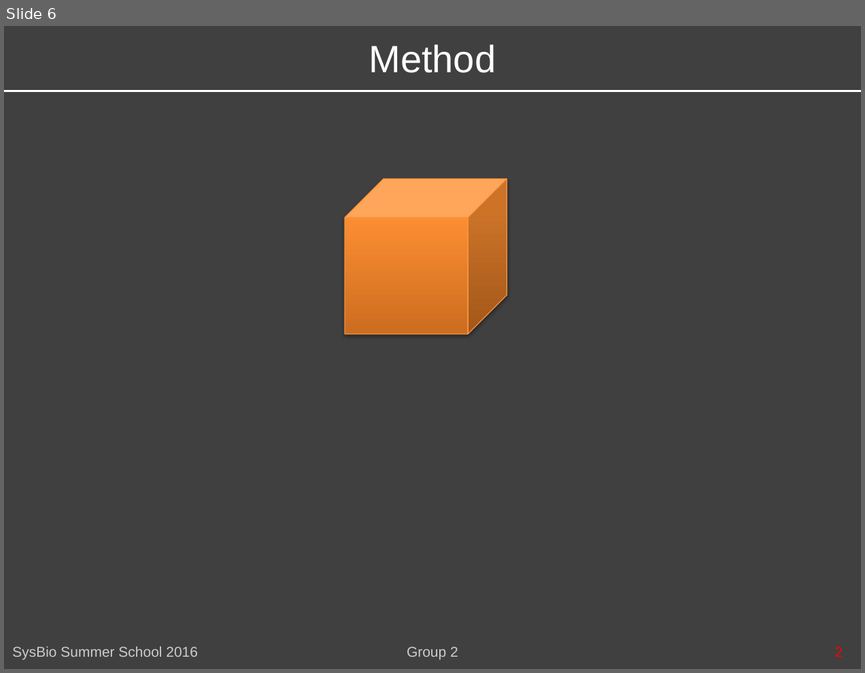
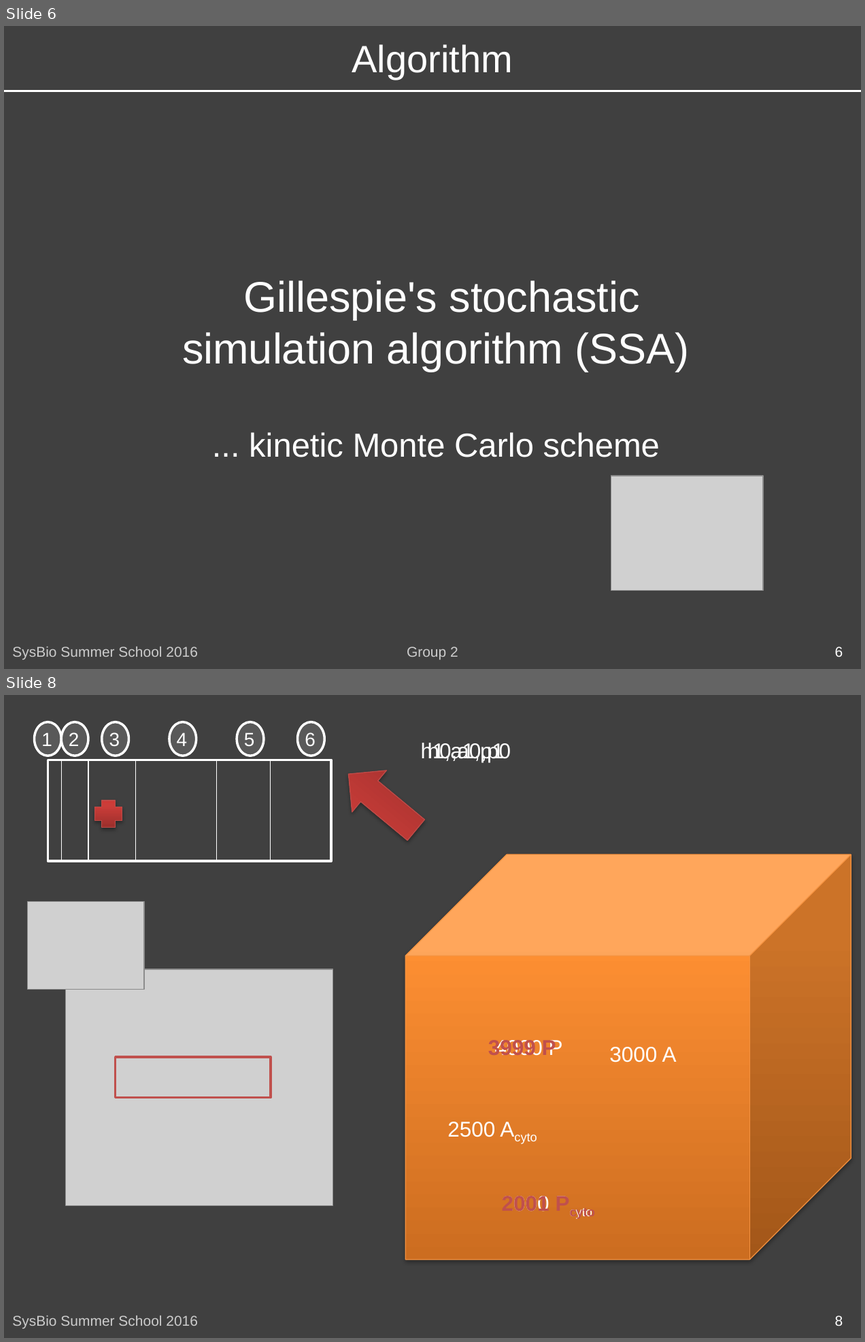
Before and after one commit to FannyGeorgi/SyBioSummerschoolGroup2, a slide deck: SysBioSummerSchoolGroup2.pptx. Shown one above the other, each under a label of ours: slide 6 before the commit, slides 6 and 8 after it; the slides between them are not shown. The pictures are 865x673 and 865x1342 pixels, drawn with LibreOffice and Linux fonts; fonts in the diff are those of the drawing; grey boxes stand for pictures. Boxes give left, top, right and bottom in pixels: in the first picture for what was removed or moved away, otherwise in the second. Text is boxed around its words. In the diff, an @@ line names an element or a change of style, - is before the commit and + after.

```diff
--- a/SysBioSummerSchoolGroup2.pptx
+++ b/SysBioSummerSchoolGroup2.pptx
@@ slide 8 added at [4,695,861,1338], background #404040 @@
@@ ellipse added at [34,722,60,755], fill #595959, outline #FFFFFF 2 pt, 16 pt, text #FFFFFF @@
+1
@@ ellipse added at [61,722,88,755], fill #595959, outline #FFFFFF 2 pt, 16 pt, text #FFFFFF @@
+2
@@ ellipse added at [102,722,128,755], fill #595959, outline #FFFFFF 2 pt, 16 pt, text #FFFFFF @@
+3
@@ ellipse added at [169,722,196,755], fill #595959, outline #FFFFFF 2 pt, 16 pt, text #FFFFFF @@
+4
@@ ellipse added at [237,722,264,755], fill #595959, outline #FFFFFF 2 pt, 16 pt, text #FFFFFF @@
+5
@@ ellipse added at [298,722,324,755], fill #595959, outline #FFFFFF 2 pt, 16 pt, text #FFFFFF @@
+6
@@ right arrow added at [331,753,432,850], fill gradient #9C2F2D to #CB3E3A to #CE3B37, outline #BF4C48 0.75 pt @@
@@ text added at [421,743,504,762], 18 pt, text #FFFFFF @@
+h1,a1,p1
@@ text added at [428,743,511,762], 18 pt, text #FFFFFF @@
+h0,a0,p0
@@ rectangle added at [48,760,331,861], outline #FFFFFF 2 pt @@
@@ line added from (61, 760) to (61, 861), #FFFFFF 0.75 pt @@
@@ line added from (88, 760) to (88, 861), #FFFFFF 0.75 pt @@
@@ line added from (136, 760) to (136, 861), #FFFFFF 0.75 pt @@
@@ line added from (216, 760) to (216, 861), #FFFFFF 0.75 pt @@
@@ line added from (271, 760) to (271, 861), #FFFFFF 0.75 pt @@
@@ plus added at [95,800,122,827], fill gradient #9C2F2D to #CB3E3A to #CE3B37, outline #BF4C48 0.75 pt @@
@@ cube added at [406,854,851,1259], fill gradient #CC6E20 to #FF9034 to #FF9136, outline #F69240 0.75 pt @@
@@ picture added at [28,902,145,989] @@
@@ picture added at [66,969,333,1206] @@
@@ text added at [488,1040,563,1055], 18 pt, text #C0504D, bold @@
+3999 P
@@ text added at [495,1040,556,1055], 18 pt, text #FFFFFF @@
+4000 P
@@ rectangle added at [116,1057,271,1097], outline #C0504D 2 pt @@
@@ text added at [609,1047,677,1062], 18 pt, text #FFFFFF @@
+3000 A
@@ text added at [447,1121,495,1137], 18 pt, text #FFFFFF @@
+2500 Acyto
@@ text added at [502,1195,549,1211], 18 pt, text #FFFFFF @@
+2000 Pcyto
@@ text added at [502,1195,549,1211], 18 pt, text #C0504D, bold @@
+2001 Pcyto
@@ text added at [12,1315,198,1329], 12 pt, text #CCCCCC @@
+SysBio Summer School 2016
@@ text added at [835,1315,843,1325], 12 pt, text #FFFFFF @@
+8
@@ slide 6 changed as well @@
@@ text at [352,44,513,80]: text changed @@
-Method
+Algorithm
@@ cube removed at [345,178,507,333] @@
@@ text added at [182,280,689,457], 36 pt, text #FFFFFF @@
+Gillespie's stochastic simulation algorithm (SSA)
+... kinetic Monte Carlo scheme
@@ picture added at [611,476,763,590] @@
@@ text at [835,646,843,656]: text changed; text colour #FF0000 to #FFFFFF @@
-2
+6
```
Also in this commit, not shown: 9 other slides changed, 4 other slides added, 1 slide removed, 4 other files.
